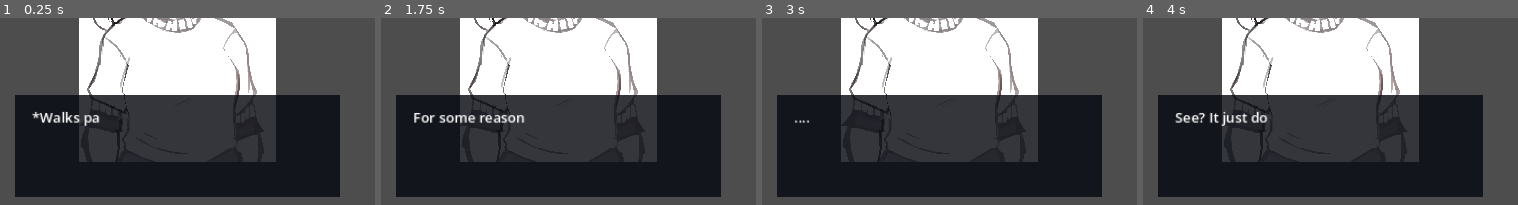
Above: before the commit, frames 1-4 (left to right).
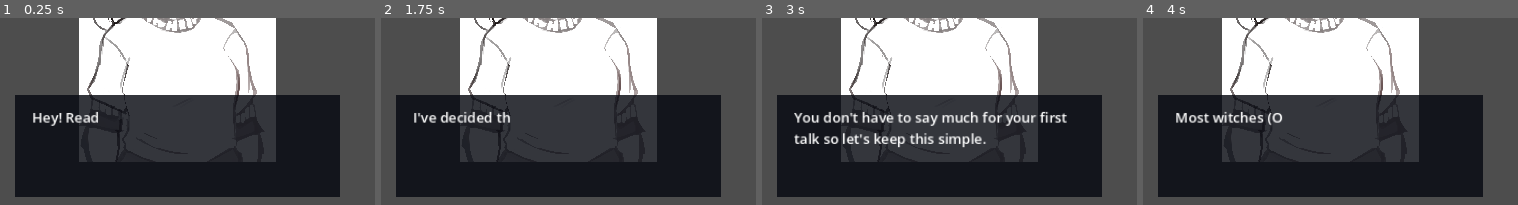
Above: after the commit, the same moments.

Repository: TheBeeseChurger/WhichWitch
Game: Godot game, scene res://Scenes/rhythm_game_screen.tscn
Two runs of this game, one before a commit and one after it. Both use one fixed random seed, a clock stepped at 60 frames per second and the inputs below. Sound files missing from this copy of the repository are replaced by a short silence.
Inputs:
- Up to frame 1 (0.25 s): no input
- Up to frame 2 (1.75 s): tap Space (rhythm_press) at 0.6, 1.35 s; tap Enter at 1.25 s
- Up to frame 3 (3 s): tap Space (rhythm_press) at 2.1, 2.75, 2.85 s
- Up to frame 4 (4 s): tap Enter at 3.5 s; tap Space (rhythm_press) at 3.6 s
The pictures show only the part of the screen within x 0-50%, y 50-100%; the shares and areas given below are measured in that part.

The runs differ from the first frame. In frame 1, 0.7% of the frame differs, in the area x 8-27%, y 50-58%; in frame 2, 1.0%; in frame 3, 3.8%, in the area x 8-82%, y 50-70%; in frame 4, 1.1%.

Commit message:
Levels work in sequence

Diff:
--- a/Levels/tutorial.tres
+++ b/Levels/tutorial.tres
@@ -1,7 +1,8 @@
-[gd_resource type="Resource" script_class="Level" load_steps=3 format=3 uid="uid://dvocg8glldoo7"]
+[gd_resource type="Resource" script_class="Level" load_steps=4 format=3 uid="uid://dvocg8glldoo7"]
 
 [ext_resource type="Resource" uid="uid://chghd2hydv51e" path="res://DynamicAudio/tutorial-music.tres" id="1_nugtv"]
 [ext_resource type="Script" path="res://Scripts/level.gd" id="1_omq3d"]
+[ext_resource type="Resource" uid="uid://bcj2nxhmla31t" path="res://Levels/nightcore.tres" id="2_qvc3k"]
 
 [resource]
 script = ExtResource("1_omq3d")
@@ -10,5 +11,6 @@
 min_speed_gain = 30.0
 max_speed = 600.0
 max_speed_gain = 0.0
+next_level = ExtResource("2_qvc3k")
 dialogue_name = "tutorial_character"
 dynamic_music = ExtResource("1_nugtv")
--- a/Scenes/rhythm_game_screen.tscn
+++ b/Scenes/rhythm_game_screen.tscn
@@ -1,7 +1,7 @@
 [gd_scene load_steps=26 format=3 uid="uid://cgqldht5h0lp7"]
 
 [ext_resource type="Script" path="res://Scripts/rhythm_game_screen.gd" id="1_u1iya"]
-[ext_resource type="Resource" uid="uid://bcj2nxhmla31t" path="res://Levels/nightcore.tres" id="2_hgxc8"]
+[ext_resource type="Resource" uid="uid://dvocg8glldoo7" path="res://Levels/tutorial.tres" id="2_anosn"]
 [ext_resource type="Texture2D" uid="uid://d2jh7t550a7l8" path="res://Sprites/3.png" id="2_y82fn"]
 [ext_resource type="Texture2D" uid="uid://c6vk2u1huq7b8" path="res://Sprites/GoodArrow.png" id="3_hsgmq"]
 [ext_resource type="PackedScene" uid="uid://bdv03821t1fbq" path="res://Scenes/UI/rhythm_note.tscn" id="4_6yd2o"]
@@ -54,7 +54,7 @@
 grow_horizontal = 2
 grow_vertical = 2
 script = ExtResource("1_u1iya")
-level = ExtResource("2_hgxc8")
+level = ExtResource("2_anosn")
 
 [node name="HealthMarginContainer" type="MarginContainer" parent="."]
 layout_mode = 1
--- a/Scripts/cutscene.gd
+++ b/Scripts/cutscene.gd
@@ -15,6 +15,8 @@
 
 # true for in intro cutscene, false for in outro cutscene
 var in_intro_cutscene: bool
+
+var in_level_transition: bool
 
 # Called when the node enters the scene tree for the first time.
 func _ready() -> void:
@@ -59,8 +61,12 @@
 			visible = false
 			rhythm.current_note_speed = rhythm.game_screen.level.starting_speed
 			rhythm.start_rhythm_mode()
-		else:
-			# Go to the next level
+		elif not in_level_transition:
+			var next_level = rhythm.game_screen.level.next_level
+			if next_level:
+				transition_to_level(next_level)
+			else:
+				dialogue.npc_dialogue_box.show_message("(There are no levels after this yet, thanks for playing!)")
 			pass
 	else:
 		var dialogue_line = current_cutscene_lines[cutscene_index]
@@ -74,6 +80,27 @@
 			player_dialogue_box.visible = false
 			npc_dialogue_box.show_message(message)
 
+func transition_to_level(next_level: Level):
+	in_level_transition = true
+	var base_pos = rhythm.game_screen.opponent_portrait.position
+	get_tree().create_tween().tween_property(rhythm.game_screen.opponent_portrait, "position", base_pos + Vector2.LEFT * 450, 1.25)
+	await get_tree().create_tween().tween_property(rhythm.game_screen.dynamic_music_player, "volume_db", -30, 1.5).finished
+
+	rhythm.game_screen.level = next_level
+	Level.current_level = next_level
+	rhythm.game_screen.dynamic_music_player.dynamic_music = next_level.dynamic_music
+	rhythm.game_screen.dynamic_music_player.current_track_index = -1
+	rhythm.game_screen.dynamic_music_player.current_division = 0
+	rhythm.game_screen.dynamic_music_player. in_transition_track = false
+	rhythm.game_screen.dynamic_music_player.play_next_track()
+	dialogue.load_dialog_from_file()
+	dialogue.current_question_index = -1
+	play_intro_cutscene()
+
+
+	get_tree().create_tween().tween_property(rhythm.game_screen.opponent_portrait, "position", base_pos, 1.25)
+	await get_tree().create_tween().tween_property(rhythm.game_screen.dynamic_music_player, "volume_db", -30, 1.5).finished
+	in_level_transition = false
 
 func on_line_finished():
 	pass
--- a/Scripts/dialogue.gd
+++ b/Scripts/dialogue.gd
@@ -43,6 +43,9 @@
 
 	rating_anim_rect.modulate = Color(1,1,1,0)
 
+	load_dialog_from_file()
+
+func load_dialog_from_file():
 	var dialogue_file = FileAccess.open("res://Dialogue/"+rhythm.game_screen.level.dialogue_name+".json", FileAccess.READ)
 	var json_string = dialogue_file.get_as_text()
 	dialogue_file.close()
@@ -78,9 +81,11 @@
 	if current_question_index >= len(questions):
 		visible = false
 		rhythm.current_note_speed = 0
+		rhythm.game_screen.dynamic_music_player.play_next_track()
 		cutscene.play_outro_cutscene()
 		return
 
+	visible = true
 	current_question = questions[current_question_index];
 
 	npc_dialogue_box.show_message(current_question["text"])
@@ -204,7 +209,7 @@
 func good_rating():
 	rating_anim_rect.texture = good_rating_texture
 	rhythm.adjust_speed(-50)
-	rating_anim(Vector2.UP)
+	rating_anim(Vector2.UP*0.5)
 
 func meh_rating():
 	rhythm.adjust_speed(0)
@@ -214,7 +219,7 @@
 func bad_rating():
 	rhythm.adjust_speed(50)
 	rating_anim_rect.texture = bad_rating_texture
-	rating_anim(Vector2.DOWN)
+	rating_anim(Vector2.DOWN*0.5)
 
 func very_bad_rating():
 	rhythm.adjust_speed(100)
--- a/Scripts/level.gd
+++ b/Scripts/level.gd
@@ -1,5 +1,7 @@
 class_name Level
 extends Resource
+
+static var current_level: Level
 
 @export var starting_speed: float = 300
 @export var min_speed: float = 200
--- a/Scripts/rhythm_game_screen.gd
+++ b/Scripts/rhythm_game_screen.gd
@@ -9,14 +9,13 @@
 
 var dynamic_music_player: DynamicMusicPlayer
 
-
-@onready var p1_portrait: TextureRect = $PortraitContainer/P1Portrait
-@onready var p2_portrait: TextureRect = $PortraitContainer/P2Portrait
-
+@onready var opponent_portrait: TextureRect = $PortraitContainer/OpponentPortrait
+@onready var player_portrait: TextureRect = $PortraitContainer/PlayerPortrait
 
 
 # Called when the node enters the scene tree for the first time.
 func _ready() -> void:
+	Level.current_level = level
 	dynamic_music_player = $DynamicMusicPlayer
 	dynamic_music_player.dynamic_music = level.dynamic_music
 	dynamic_music_player.play_next_track()
Not shown, added: Sprites/PumpkinNote.png.import
Not shown, added: Sprites/PumpkinNote1.png.import
Not shown, added: Sprites/PumpkinNote2.png.import
